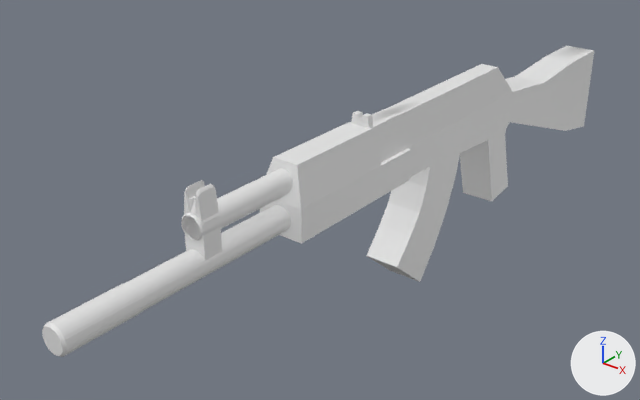
One commit to the FBX model DeathChamberProject/Assets/Models/Akm Draft.fbx: the scene before it, then after it.
Before and after are seen from a 50 mm camera at (3.6, -6.9, 3.12) aimed at (-0.5, -1.77, -0.06). Arrows for +X, +Y and +Z are at lower right; the lights stay in place. Vertices at the same position are counted once.
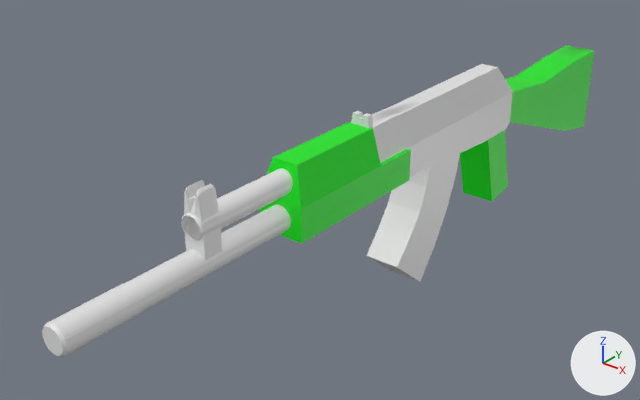
Changed parts and their boxes (x1, y1, x2, y2) in the pictures (640 x 400 px):
part 1 of me_cube_002, recoloured (white to green)
    both: (460, 46, 594, 201)
part 2 of me_cube_002, recoloured (white to green)
    both: (260, 122, 411, 244)

The change, as a list of edits to the scene's bpy script:
```text
Add mat_material_001:
    mat_material_001 = principled_material('Material.001')
    mat_material_001.base_color = (0.0, 0.8, 0.00509)  # green #00e710
Add mat_material:
    mat_material = principled_material('Material')
    mat_material.base_color = (0.8, 0.8, 0.8)  # white #e7e7e7
    mat_material.roughness = 0.4
Change me_cube_002:
    where me_cube_002.from_pydata(...)  # 666 vertices, 596 faces; spans x -0.19..0.19, y -4.7..2.05, z -0.86..0.87
    used by ob_cube; location = (0.0, 0.0, 0.0)
    me_cube_002 part 1: 49 of the faces centred in x -0.16..0.16, y -0.17..2.05, z -0.52..0.45 switch from no material to mat_material_001 (green #00e710)
    me_cube_002 part 2: 35 of the faces centred in x -0.19..0.19, y -2.83..-1.51, z 0.22..0.76 switch from no material to mat_material_001 (green #00e710)
    add me_cube_002.materials.append(mat_material)  # white #e7e7e7
```
